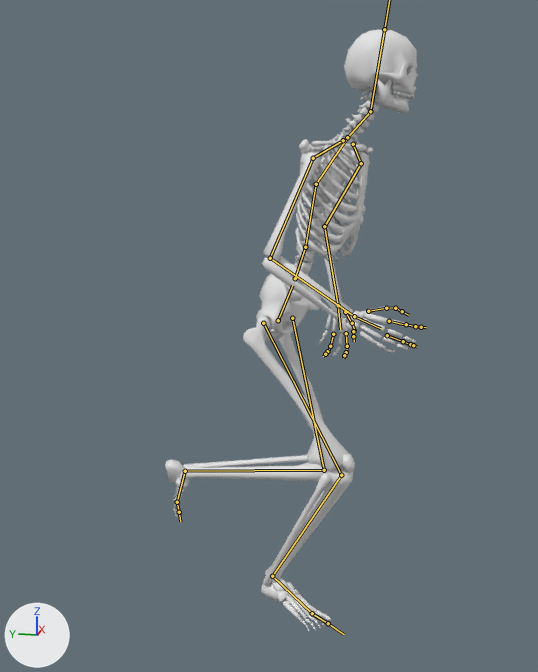
Two versions of the FBX model animations/RunningJump.fbx, one commit apart.
Before and after are seen from a camera (50 mm lens) standing at (-660.0, -111.0, 439.0) and looking at (3.0, 21.0, 273.0). Every picture has the same lights, and +X, +Y and +Z are marked at lower left. Both versions are drawn at frame 29 of the action 'mixamo.com'; the numbers are the values there. The bones that bend it are drawn over the model as lines.

In view in the first picture: 'MannyTheSkeleton_v5.1'.
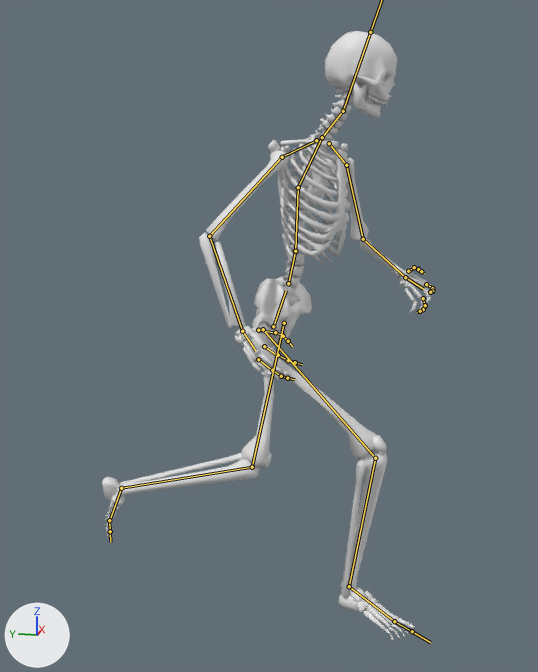
Edits to the bpy script that builds the scene:
```text
Change bone_hips:
    where bone_hips = bpy.data.objects['Armature'].pose.bones['Hips']
    bone_hips.location: (0.0, -37.0, -9.0) -> (-2.0, -42.0, -13.0)
    bone_hips.rotation_quaternion: (0.978, 0.16, -0.131, -0.036) -> (0.988, 0.131, -0.068, -0.051)  # degrees (19, -14, -7) -> degrees (15, -7, -7)
Change bone_spine:
    where bone_spine = bpy.data.objects['Armature'].pose.bones['Spine']  # child of 'Hips'
    bone_spine.rotation_quaternion: (0.998, 0.052, -0.017, 0.012) -> (0.996, 0.033, -0.076, 0.033)  # degrees (6, -2, 1) -> degrees (4, -9, 4)
Change bone_spine1:
    where bone_spine1 = bpy.data.objects['Armature'].pose.bones['Spine1']  # child of 'Spine'
    bone_spine1.rotation_quaternion: (0.999, 0.034, -0.008, 0.0) -> (0.999, 0.024, -0.032, -0.007)  # degrees (4, -1, 0) -> degrees (3, -4, -1)
Change bone_spine2:
    where bone_spine2 = bpy.data.objects['Armature'].pose.bones['Spine2']  # child of 'Spine1'
    bone_spine2.rotation_quaternion: (0.999, 0.034, -0.009, 0.004) -> (0.999, 0.024, -0.032, 0.005)  # degrees (4, -1, 0) -> degrees (3, -4, 1)
Change bone_neck:
    where bone_neck = bpy.data.objects['Armature'].pose.bones['Neck']  # child of 'Spine2'
    bone_neck.rotation_quaternion: (0.997, -0.073, 0.012, 0.004) -> (1.0, -0.013, 0.012, 0.002)  # degrees (-8, 1, 0) -> degrees (-2, 1, 0)
Change bone_head:
    where bone_head = bpy.data.objects['Armature'].pose.bones['Head']  # child of 'Neck'
    bone_head.rotation_quaternion: (0.976, -0.144, 0.16, -0.033) -> (0.976, -0.037, 0.208, -0.045)  # degrees (-18, 18, -7) -> degrees (-6, 24, -6)
Change bone_leftshoulder:
    where bone_leftshoulder = bpy.data.objects['Armature'].pose.bones['LeftShoulder']  # child of 'Spine2'
    bone_leftshoulder.rotation_quaternion: (0.998, 0.068, 0.004, -0.013) -> (0.997, 0.069, 0.015, 0.024)  # degrees (8, 1, -1) -> degrees (8, 2, 3)
Change bone_leftarm:
    where bone_leftarm = bpy.data.objects['Armature'].pose.bones['LeftArm']  # child of 'LeftShoulder'
    bone_leftarm.rotation_quaternion: (0.859, 0.457, 0.227, -0.042) -> (0.927, 0.346, 0.117, 0.086)  # degrees (58, 25, 9) -> degrees (42, 9, 14)
Change bone_leftforearm:
    where bone_leftforearm = bpy.data.objects['Armature'].pose.bones['LeftForeArm']  # child of 'LeftArm'
    bone_leftforearm.rotation_quaternion: (0.844, 0.082, 0.0, 0.531) -> (0.689, 0.111, 0.0, 0.716)  # degrees (8, -5, 64) -> degrees (9, -9, 91)
Change bone_lefthand:
    where bone_lefthand = bpy.data.objects['Armature'].pose.bones['LeftHand']  # child of 'LeftForeArm'
    bone_lefthand.rotation_quaternion: (0.968, 0.038, -0.245, 0.034) -> (0.966, -0.029, -0.236, 0.098)  # degrees (4, -29, 3) -> degrees (-7, -27, 13)
Change bone_rightshoulder:
    where bone_rightshoulder = bpy.data.objects['Armature'].pose.bones['RightShoulder']  # child of 'Spine2'
    bone_rightshoulder.rotation_quaternion: (0.988, 0.127, 0.005, 0.087) -> (0.985, 0.094, 0.025, 0.14)  # degrees (15, -1, 10) -> degrees (11, 1, 16)
Change bone_rightarm:
    where bone_rightarm = bpy.data.objects['Armature'].pose.bones['RightArm']  # child of 'RightShoulder'
    bone_rightarm.rotation_quaternion: (0.882, 0.434, -0.097, -0.157) -> (0.896, 0.368, -0.247, -0.037)  # degrees (53, -2, -21) -> degrees (48, -25, -16)
Change bone_rightforearm:
    where bone_rightforearm = bpy.data.objects['Armature'].pose.bones['RightForeArm']  # child of 'RightArm'
    bone_rightforearm.rotation_quaternion: (0.775, 0.096, 0.0, -0.625) -> (0.86, 0.077, 0.0, -0.504)  # degrees (9, 7, -77) -> degrees (8, 4, -60)
Change bone_righthand:
    where bone_righthand = bpy.data.objects['Armature'].pose.bones['RightHand']  # child of 'RightForeArm'
    bone_righthand.rotation_quaternion: (0.955, -0.167, 0.132, -0.206) -> (0.882, -0.179, 0.319, -0.297)  # degrees (-22, 11, -26) -> degrees (-35, 27, -46)
Change bone_leftupleg:
    where bone_leftupleg = bpy.data.objects['Armature'].pose.bones['LeftUpLeg']  # child of 'Hips'
    bone_leftupleg.rotation_quaternion: (0.954, 0.275, -0.115, 0.039) -> (0.994, 0.032, -0.095, 0.051)  # degrees (32, -14, 1) -> degrees (3, -11, 6)
Change bone_leftleg:
    where bone_leftleg = bpy.data.objects['Armature'].pose.bones['LeftLeg']  # child of 'LeftUpLeg'
    bone_leftleg.rotation_quaternion: (0.681, -0.73, -0.025, 0.044) -> (0.86, -0.51, -0.005, 0.009)  # degrees (-94, 2, 6) -> degrees (-61, 0, 1)
Change bone_leftfoot:
    where bone_leftfoot = bpy.data.objects['Armature'].pose.bones['LeftFoot']  # child of 'LeftLeg'
    bone_leftfoot.rotation_quaternion: (0.996, -0.068, -0.011, 0.056) -> (0.985, -0.174, -0.017, 0.007)  # degrees (-8, -1, 6) -> degrees (-20, -2, 1)
Change bone_rightupleg:
    where bone_rightupleg = bpy.data.objects['Armature'].pose.bones['RightUpLeg']  # child of 'Hips'
    bone_rightupleg.rotation_quaternion: (0.918, -0.381, -0.017, 0.109) -> (0.879, -0.457, -0.009, 0.137)  # degrees (-45, 3, 12) -> degrees (-54, 6, 15)
Change bone_rightleg:
    where bone_rightleg = bpy.data.objects['Armature'].pose.bones['RightLeg']  # child of 'RightUpLeg'
    bone_rightleg.rotation_quaternion: (0.892, -0.452, 0.018, -0.01) -> (0.918, -0.391, 0.059, -0.031)  # degrees (-54, 1, -2) -> degrees (-46, 5, -6)
Change bone_rightfoot:
    where bone_rightfoot = bpy.data.objects['Armature'].pose.bones['RightFoot']  # child of 'RightLeg'
    bone_rightfoot.rotation_quaternion: (0.979, 0.199, 0.025, -0.029) -> (0.997, 0.065, -0.011, -0.032)  # degrees (23, 3, -3) -> degrees (7, -1, -4)
```

Location of each change, (x1, y1, x2, y2) in pixels of the pictures (538 x 672 px):
'MannyTheSkeleton_v5.1', posed (30% wider)
    before: (165, 30, 420, 633)
    after: (102, 31, 434, 641)
bone 'Hips', root to tip
    before: (278, 320) to (292, 285)
    after: (273, 326) to (286, 290)
bone 'Spine', root to tip
    before: (295, 278) to (305, 247)
    after: (288, 283) to (295, 251)
bone 'Spine1', root to tip
    before: (305, 247) to (316, 184)
    after: (295, 251) to (298, 187)
bone 'Spine2', root to tip
    before: (316, 184) to (347, 138)
    after: (298, 187) to (321, 138)
bone 'Neck', root to tip
    before: (347, 137) to (370, 111)
    after: (322, 137) to (343, 111)
bone 'Head', root to tip
    before: (370, 111) to (384, 29)
    after: (343, 111) to (370, 32)
bone 'LeftShoulder', root to tip
    before: (353, 144) to (361, 163)
    after: (329, 143) to (346, 165)
bone 'LeftArm', root to tip
    before: (361, 163) to (324, 226)
    after: (346, 165) to (363, 239)
bone 'LeftForeArm', root to tip
    before: (324, 226) to (338, 305)
    after: (363, 239) to (405, 277)
bone 'LeftHand', root to tip
    before: (338, 305) to (340, 329)
    after: (405, 277) to (423, 289)
bone 'RightShoulder', root to tip
    before: (343, 140) to (313, 158)
    after: (316, 140) to (282, 157)
bone 'RightArm', root to tip
    before: (313, 158) to (270, 258)
    after: (282, 157) to (209, 236)
bone 'RightForeArm', root to tip
    before: (270, 258) to (354, 316)
    after: (209, 236) to (242, 331)
bone 'RightHand', root to tip
    before: (354, 316) to (380, 328)
    after: (242, 331) to (255, 350)
bone 'LeftUpLeg', root to tip
    before: (292, 318) to (324, 470)
    after: (284, 323) to (252, 467)
bone 'LeftLeg', root to tip
    before: (324, 470) to (185, 471)
    after: (252, 467) to (121, 488)
bone 'LeftFoot', root to tip
    before: (185, 471) to (177, 502)
    after: (121, 488) to (109, 521)
bone 'RightUpLeg', root to tip
    before: (263, 323) to (341, 475)
    after: (263, 329) to (375, 458)
bone 'RightLeg', root to tip
    before: (341, 475) to (272, 576)
    after: (375, 458) to (349, 586)
bone 'RightFoot', root to tip
    before: (272, 576) to (312, 613)
    after: (349, 586) to (394, 621)
